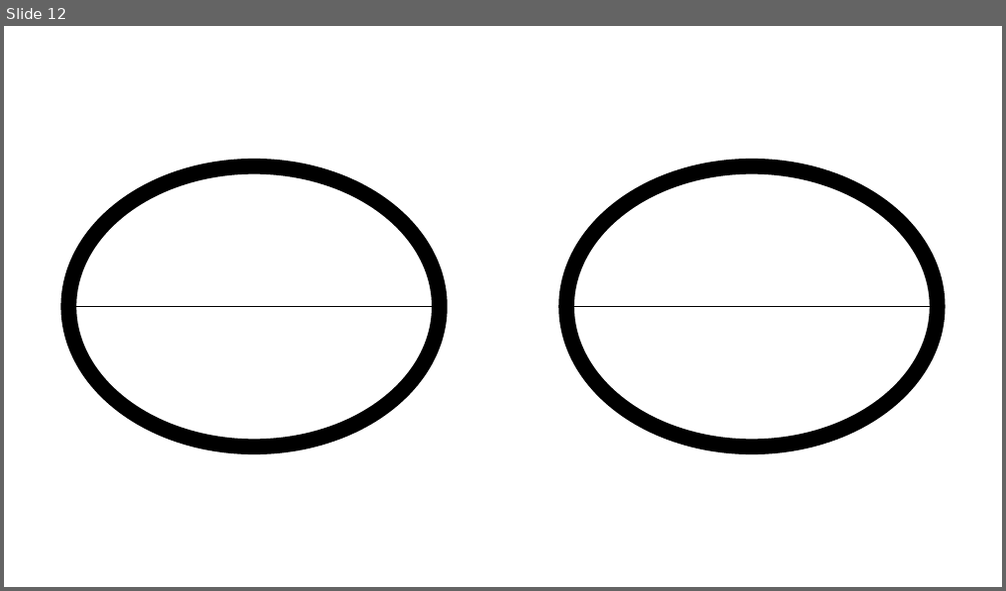
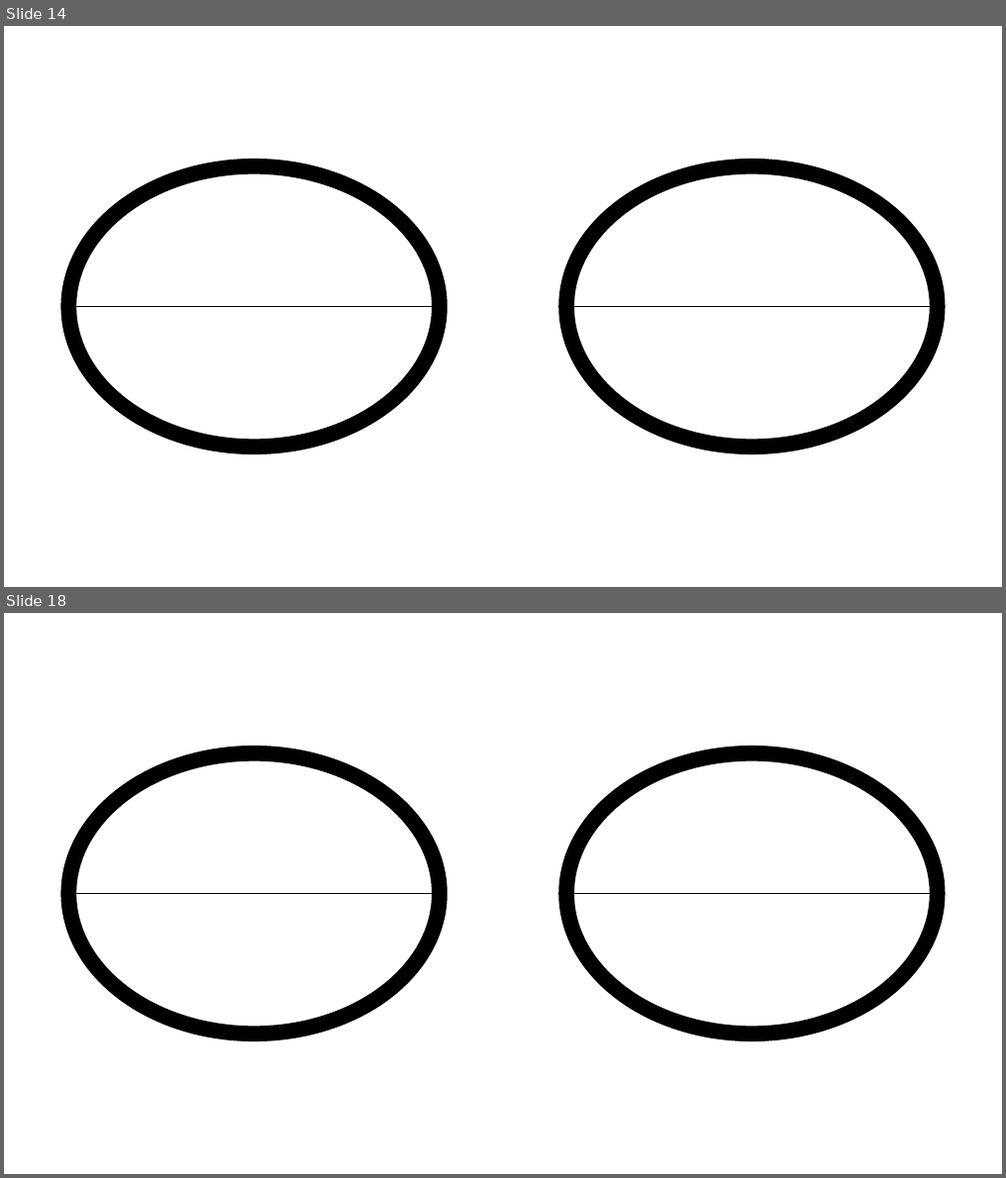
Before and after one commit to SimonRockhold/StrokeRehabRobotCapstone, a slide deck: Experiments/OLED_Screen/doc/screen_deck.pptx. Shown one above the other, each under a label of ours: slide 12 before the commit, slides 14 and 18 after it; the slides between them are not shown. The pictures are 1006x591 and 1006x1178 pixels, drawn with LibreOffice and Linux fonts; fonts in the diff are those of the drawing. Boxes give left, top, right and bottom in pixels: in the first picture for what was removed or moved away, otherwise in the second. Text is boxed around its words. In the diff, an @@ line names an element or a change of style, - is before the commit and + after.

```diff
--- a/Experiments/OLED_Screen/doc/screen_deck.pptx
+++ b/Experiments/OLED_Screen/doc/screen_deck.pptx
@@ slide 18 added at (4,613,1002,1174), background #FFFFFF @@
@@ ellipse added at (68,754,439,1035), fill #FFFFFF at 39% opacity, outline #000000 15 pt @@
@@ ellipse added at (566,754,937,1035), fill #FFFFFF at 39% opacity, outline #000000 15 pt @@
@@ line added from (68, 894) to (440, 894), #000000 0.5 pt @@
@@ line added from (566, 894) to (938, 894), #000000 0.5 pt @@
@@ what was slide 12 is now slide 14 @@
```
Also in this commit, not shown: 6 slides changed, 3 other slides added, 1 slide removed.
